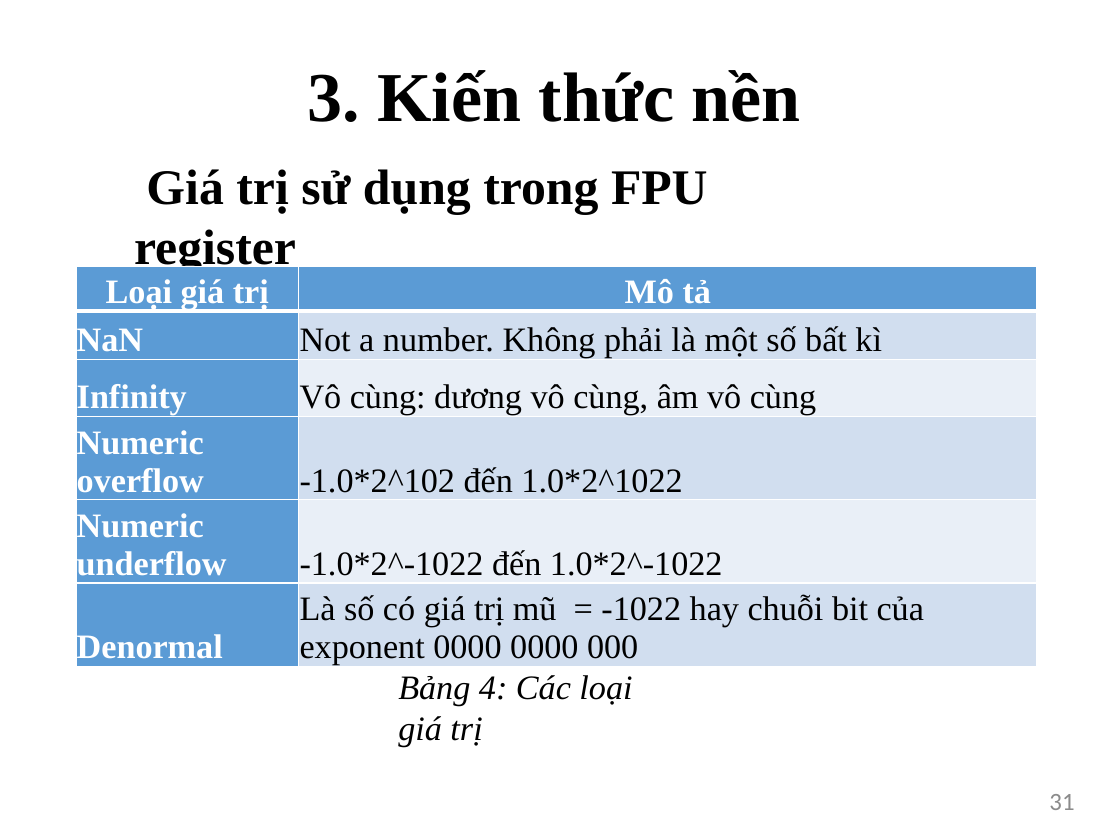
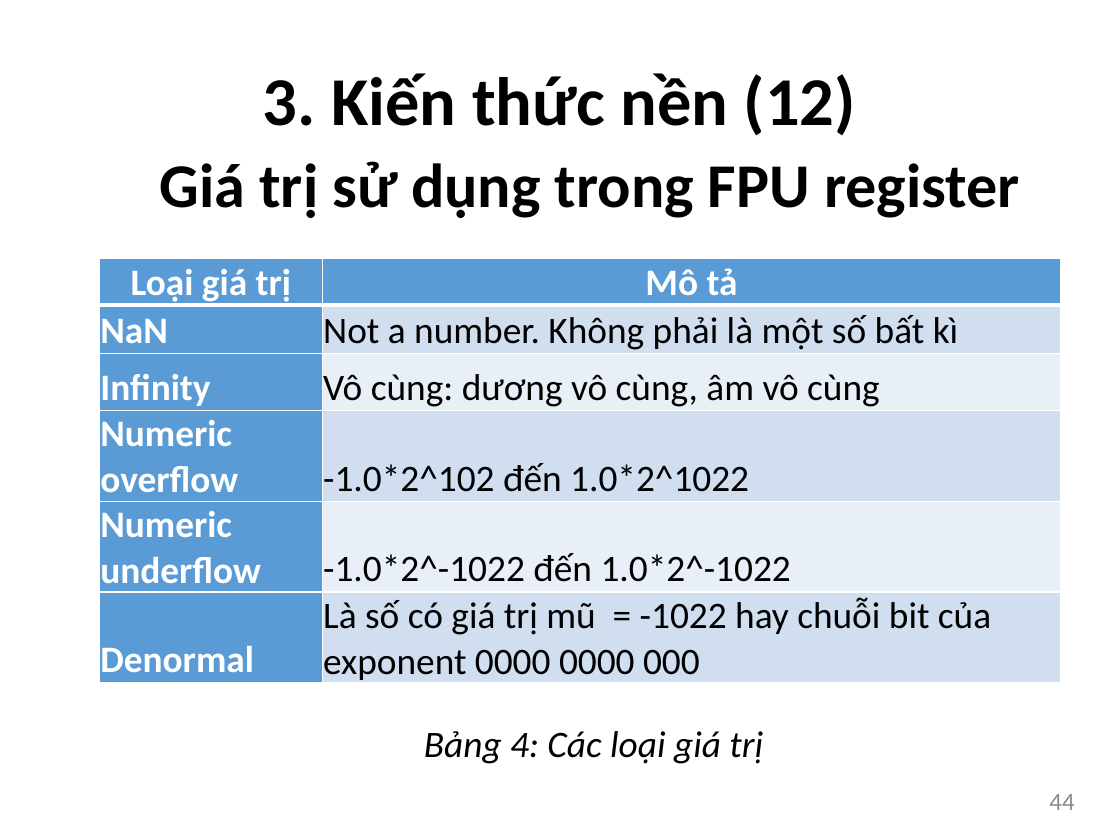
Before and after one commit to bntam/LVTN, a slide deck: slide 44 of Slide/Slide.pptx (slide 31 before the commit). Drawn at 1120x840 pixels with LibreOffice and Linux fonts; fonts in the diff are those of the drawing. Boxes give left, top, right and bottom in pixels: in the first picture for what was removed or moved away, otherwise in the second. Text is boxed around its words. In the diff, an @@ line names an element or a change of style, - is before the commit and + after.

```diff
--- a/Slide/Slide.pptx
+++ b/Slide/Slide.pptx
@@ text at (263, 73, 856, 135): text changed; size 45 to 44 pt; font Times New Roman to Calibri @@
-3. Kiến thức nền
+3. Kiến thức nền (12)
@@ text "Giá trị sử dụng trong ...": place and size @@
-text "Giá trị sử dụng trong ..." at (134, 169, 708, 274)
+text "Giá trị sử dụng trong ..." at (160, 161, 1020, 218)
@@ text "Giá trị sử dụng trong ..." at (160, 161, 1020, 218): size 32 to 40 pt, font Times New Roman to Calibri @@
@@ table at (100, 259, 1061, 688) @@
@@ size 22 to 24 pt, font Times New Roman to Calibri @@
@@ table: place and size @@
-table at (76, 267, 1037, 669)
+table at (100, 259, 1061, 688)
@@ text "Bảng 4: Các loại giá ...": place and size @@
-text "Bảng 4: Các loại giá ..." at (398, 675, 632, 747)
+text "Bảng 4: Các loại giá ..." at (424, 731, 763, 764)
@@ text "Bảng 4: Các loại giá ..." at (424, 731, 763, 764): size 22 to 24 pt, font Times New Roman to Calibri @@
@@ page number at (1049, 794, 1074, 810): text changed @@
-31
+44
```
Also in this commit, not shown: 50 other slides changed, 44 slides added, 2 slides removed.
